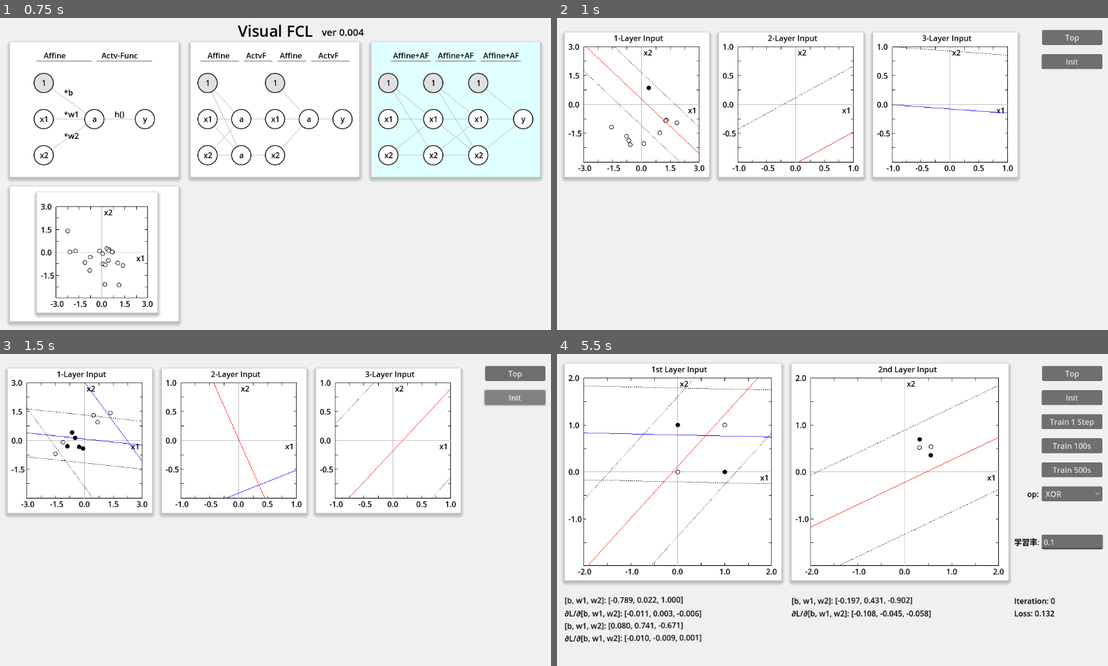
Above: before the commit, frames 1-4 (two rows, left to right).
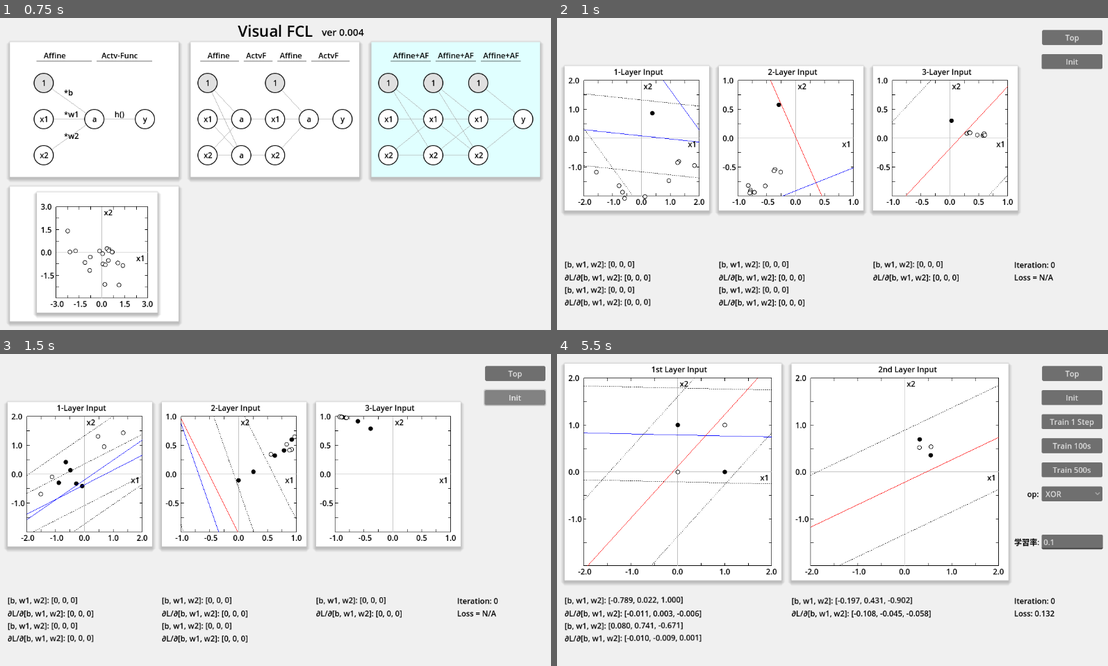
Above: after the commit, the same moments.

Repository: vivisuke/VisualFCL
Game: Godot game, scene res://top_scene.tscn
The game is run twice, just before and just after one commit, with the same random seed, the same clock (stepped at 60 frames per second) and the same inputs.
Inputs (mouse positions are in pixels of both pictures, inside the frame that each line leads up to):
- Up to frame 1 (0.75 s): tap Enter at 0.5 s; move the mouse to (396, 158) at 0.52 s; click (396, 158) at 0.67 s
- Up to frame 2 (1 s): no input
- Up to frame 3 (1.5 s): click "Init" at 1.25 s
- Up to frame 4 (5.5 s): click "Top" at 2 s; tap Space at 2.75 s; move the mouse to (722, 525) at 2.77 s; click (722, 525) at 2.92 s; click "Init Weight" at 3.5 s; click "Top" at 4.25 s; tap Enter at 5 s; move the mouse to (887, 441) at 5.02 s; click (887, 441) at 5.17 s

Frame 1 is identical in both runs. In frame 2, 8.6% of the frame differs, in the area x 1-91%, y 4-93%; in frame 3, 8.9%; in frame 4, less than 0.1%.

Commit message:
0102 ◎ C 06/30 06/30 0.004│問題│トップシーン：パネル内容を少し上にずらす 0104 ◎ C 06/30 06/30 0.004│ToDo│３層NN学習シーン：forward 処理

Diff:
--- a/VisualFCL/fc3layer_scene.tscn
+++ b/VisualFCL/fc3layer_scene.tscn
@@ -13,23 +13,23 @@
 
 [node name="GraphRect_1" type="ColorRect" parent="."]
 offset_left = 20.0
-offset_top = 30.0
+offset_top = 100.0
 offset_right = 320.0
-offset_bottom = 330.0
+offset_bottom = 400.0
 script = ExtResource("1_pmkmr")
 
 [node name="GraphRect_2" type="ColorRect" parent="."]
 offset_left = 340.0
-offset_top = 30.0
+offset_top = 100.0
 offset_right = 640.0
-offset_bottom = 330.0
+offset_bottom = 400.0
 script = ExtResource("1_pmkmr")
 
 [node name="GraphRect_3" type="ColorRect" parent="."]
 offset_left = 660.0
-offset_top = 30.0
+offset_top = 100.0
 offset_right = 960.0
-offset_bottom = 330.0
+offset_bottom = 400.0
 script = ExtResource("1_pmkmr")
 
 [node name="TopButton" type="Button" parent="."]
@@ -46,5 +46,107 @@
 offset_bottom = 106.0
 text = "Init"
 
+[node name="Weight11Label" type="Label" parent="."]
+offset_left = 20.0
+offset_top = 500.0
+offset_right = 166.0
+offset_bottom = 526.0
+rotation = -0.00716988
+theme_override_colors/font_color = Color(0, 0, 0, 1)
+text = "[b, w1, w2]: [0, 0, 0]"
+
+[node name="Weight12Label" type="Label" parent="."]
+offset_left = 20.0
+offset_top = 553.0
+offset_right = 166.0
+offset_bottom = 579.0
+rotation = -0.00716988
+theme_override_colors/font_color = Color(0, 0, 0, 1)
+text = "[b, w1, w2]: [0, 0, 0]"
+
+[node name="Weight21Label" type="Label" parent="."]
+offset_left = 340.0
+offset_top = 500.0
+offset_right = 486.0
+offset_bottom = 526.0
+rotation = -0.00716988
+theme_override_colors/font_color = Color(0, 0, 0, 1)
+text = "[b, w1, w2]: [0, 0, 0]"
+
+[node name="Weight22Label" type="Label" parent="."]
+offset_left = 340.0
+offset_top = 553.0
+offset_right = 486.0
+offset_bottom = 579.0
+rotation = -0.00716988
+theme_override_colors/font_color = Color(0, 0, 0, 1)
+text = "[b, w1, w2]: [0, 0, 0]"
+
+[node name="Weight31Label" type="Label" parent="."]
+offset_left = 660.0
+offset_top = 500.0
+offset_right = 806.0
+offset_bottom = 526.0
+rotation = -0.00716988
+theme_override_colors/font_color = Color(0, 0, 0, 1)
+text = "[b, w1, w2]: [0, 0, 0]"
+
+[node name="Grad11Label" type="Label" parent="."]
+offset_left = 20.0
+offset_top = 527.0
+offset_right = 199.0
+offset_bottom = 553.0
+theme_override_colors/font_color = Color(0, 0, 0, 1)
+text = "∂L/∂[b, w1, w2]: [0, 0, 0]"
+
+[node name="Grad12Label" type="Label" parent="."]
+offset_left = 20.0
+offset_top = 579.0
+offset_right = 199.0
+offset_bottom = 605.0
+rotation = -0.00716988
+theme_override_colors/font_color = Color(0, 0, 0, 1)
+text = "∂L/∂[b, w1, w2]: [0, 0, 0]"
+
+[node name="Grad21Label" type="Label" parent="."]
+offset_left = 340.0
+offset_top = 527.0
+offset_right = 519.0
+offset_bottom = 553.0
+theme_override_colors/font_color = Color(0, 0, 0, 1)
+text = "∂L/∂[b, w1, w2]: [0, 0, 0]"
+
+[node name="Grad22Label" type="Label" parent="."]
+offset_left = 340.0
+offset_top = 579.0
+offset_right = 519.0
+offset_bottom = 605.0
+theme_override_colors/font_color = Color(0, 0, 0, 1)
+text = "∂L/∂[b, w1, w2]: [0, 0, 0]"
+
+[node name="Grad31Label" type="Label" parent="."]
+offset_left = 660.0
+offset_top = 527.0
+offset_right = 839.0
+offset_bottom = 553.0
+theme_override_colors/font_color = Color(0, 0, 0, 1)
+text = "∂L/∂[b, w1, w2]: [0, 0, 0]"
+
+[node name="LossLabel" type="Label" parent="."]
+offset_left = 953.0
+offset_top = 527.0
+offset_right = 1038.0
+offset_bottom = 553.0
+theme_override_colors/font_color = Color(0, 0, 0, 1)
+text = "Loss = N/A"
+
+[node name="ItrLabel" type="Label" parent="."]
+offset_left = 953.0
+offset_top = 501.0
+offset_right = 1038.0
+offset_bottom = 527.0
+theme_override_colors/font_color = Color(0, 0, 0, 1)
+text = "Iteration: 0"
+
 [connection signal="pressed" from="TopButton" to="." method="_on_top_button_pressed"]
 [connection signal="pressed" from="InitButton" to="." method="_on_init_button_pressed"]
--- a/VisualFCL/scripts/fc3layer_scene.gd
+++ b/VisualFCL/scripts/fc3layer_scene.gd
@@ -8,7 +8,10 @@
 const N_NODE = 2				# 入力、中間、出力ノード数
 const N_LAYER = 3				# レイヤー数
 
-var vec_pair = []				# データ配列, 要素：[x, y, bool]
+var vec_input = []				# データ配列, 要素：[x1, x2]
+var vec_tv = []					# 各データの教師値、要素 true/false
+var vec_pair = []				# データ配列, 要素：[x1, x2, bool]
+var vv_pair = []				# 2次元配列、要素：[x1, x2, bool]
 var vec_graph_rect = []
 var vec_layer = []
 
@@ -98,19 +101,22 @@
 		vec_layer[i] = FCLayer.new(N_NODE, N_NODE, AF_TANH, 1/sqrt(2.0))	# Xavier
 	vec_layer[N_LAYER-1] = FCLayer.new(N_NODE, 1, AF_SIGMOID, 1/sqrt(2.0))	# Xavier
 	init()
-	#set_div_line()
+	set_div_line()
+	forward_and_backward()
+	update_graphs()
 	pass # Replace with function body.
 func init():
-	#vec_input = []
-	vec_pair = []
+	vec_input = []
+	vec_tv = []
+	#vec_pair = []
 	for i in range(N_INPUT):
 		var x1 = randfn(0.0, 1.0)
-		#vec_input.push_back(x)
 		var x2 = randfn(0.0, 1.0)
-		#vec_input.push_back(y)
-		vec_pair.push_back([x1, x2, x1*x1+x2*x2<=1.0])
-	$GraphRect_1.vec_input = vec_pair
-	$GraphRect_1.maxv = 3.0
+		vec_input.push_back([x1, x2])
+		#vec_pair.push_back([x1, x2, x1*x1+x2*x2<=1.0])
+		vec_tv.push_back(x1*x1+x2*x2<=1.0)
+	#$GraphRect_1.vec_input = vec_pair
+	$GraphRect_1.maxv = 2.0
 	$GraphRect_2.maxv = 1.0
 	$GraphRect_3.maxv = 1.0
 func set_div_line():
@@ -124,6 +130,19 @@
 			print("[b, w1, w2] = ", [vw[0], vw[1], vw[2]])
 		vec_graph_rect[k].vv_weight = vv_weight
 		vec_graph_rect[k].queue_redraw()
+# forward 計算 → bakward 計算、勾配計算、重みには反映させない
+func forward_and_backward():
+	vv_pair = [[], [], []]		# for 3層NN
+	for i in range(vec_input.size()):
+		var tmp = vec_input[i]
+		for k in range(N_LAYER):
+			#print(tmp)
+			vv_pair[k].push_back([tmp[0], tmp[1], vec_tv[i]])
+			vec_layer[k].forward(tmp)
+			tmp = vec_layer[k].vec_output
+	for k in range(N_LAYER):
+		vec_graph_rect[k].vec_input = vv_pair[k]
+	pass
 func update_graphs():
 	for i in range(vec_graph_rect.size()):
 		vec_graph_rect[i].queue_redraw()
@@ -140,5 +159,6 @@
 func _on_init_button_pressed():
 	init()
 	set_div_line()
+	forward_and_backward()
 	update_graphs()
 	pass # Replace with function body.
Not shown, changed: VisualFCL.spr
